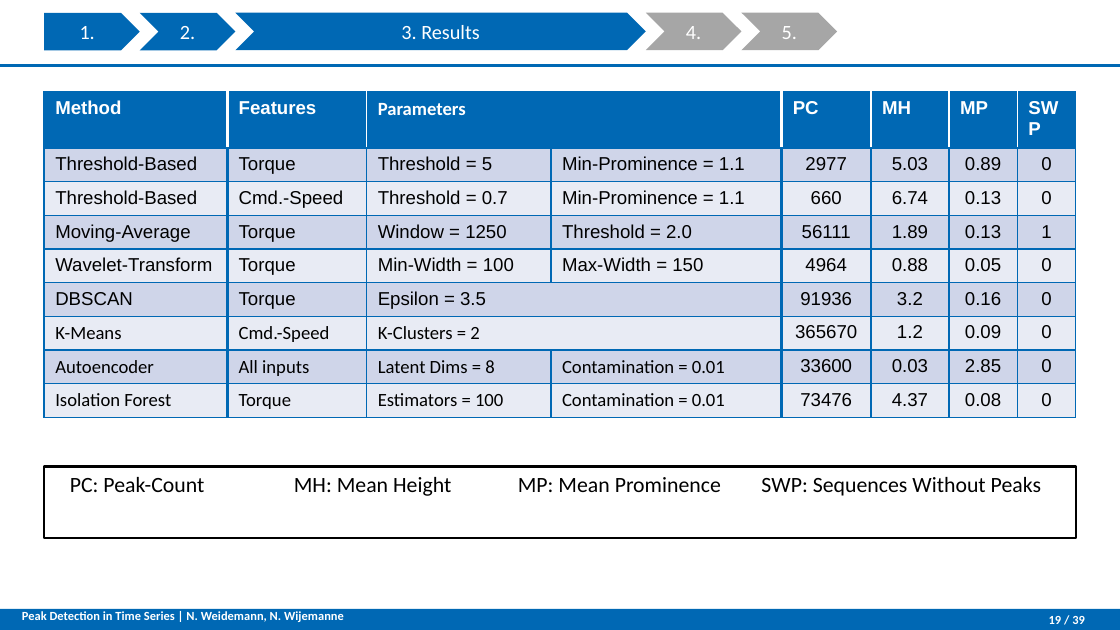
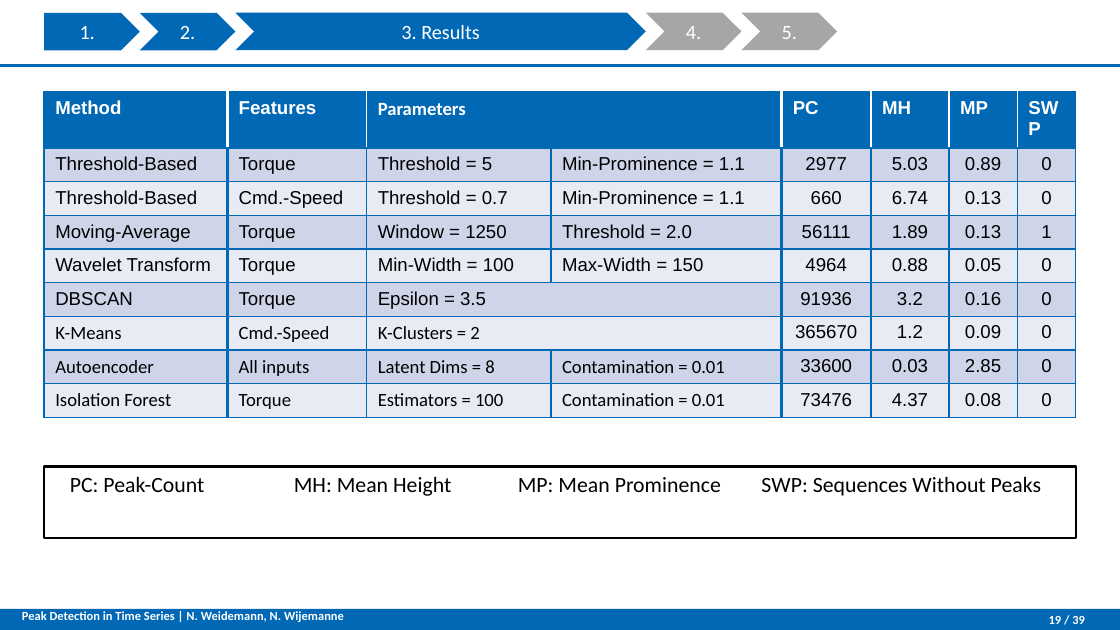
Before and after one commit to NatDharindri/AMSGroup2, a slide deck: slide 19 of Final presentation V8.pptx. Drawn at 1120x630 pixels with LibreOffice and Linux fonts; fonts in the diff are those of the drawing; background and template pictures are left out. Boxes give left, top, right and bottom in pixels: in the first picture for what was removed or moved away, otherwise in the second. Text is boxed around its words. In the diff, an @@ line names an element or a change of style, - is before the commit and + after.

```diff
--- a/Final presentation V8.pptx
+++ b/Final presentation V8.pptx
@@ table at box(44, 92, 1076, 413) @@
-row 5, column 1: Wavelet-Transform
+row 5, column 1: Wavelet Transform
```
Also in this commit, not shown: 2 other slides changed.
